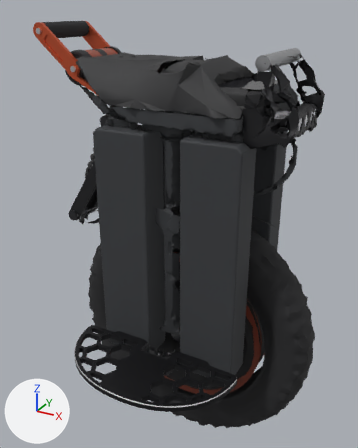
Renders of the glTF model app/public/models/begode-extreme/begode-extreme-lod2.glb from each side of a commit.
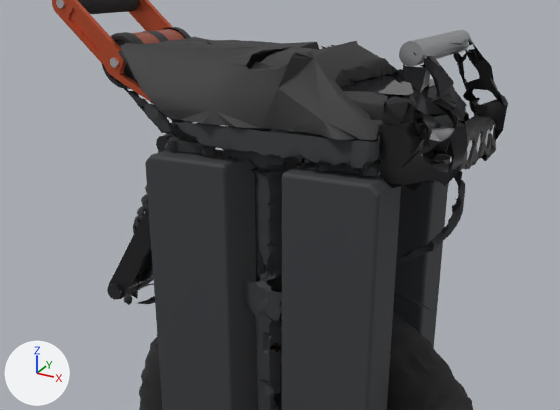
Old and new are each drawn whole from a 50 mm lens placed at (0.359, -0.701, 0.541), pointed at (-0.033, 0.011, 0.184) and again close up on the part from 0% to 100% of the width and 6% to 65% of the height. Arrows for +X, +Y and +Z are at lower left; the lights stay in place. The older version's two pictures come first. Where no turn or scale is listed for an object, it has been applied to the vertices. Vertices at exactly the same position are counted once.

Before the edit, the objects in view are built like this:
```python
ob_mesh_12 = bpy.data.objects.new('Mesh_12', me_mesh_12)
ob_mesh_12.location = (-0.265, 0.135, -0.229)
ob_mesh_16 = bpy.data.objects.new('Mesh_16', me_mesh_16)
ob_mesh_16.location = (-0.265, 0.135, -0.229)
ob_mesh_19 = bpy.data.objects.new('Mesh_19', me_mesh_19)
ob_mesh_19.location = (-0.265, 0.135, -0.229)
ob_mesh_20 = bpy.data.objects.new('Mesh_20', me_mesh_20)
ob_mesh_20.location = (-0.265, 0.135, -0.229)
ob_mesh_3 = bpy.data.objects.new('Mesh_3', me_mesh_3)
ob_mesh_3.location = (-0.265, 0.135, -0.229)
ob_mesh_4 = bpy.data.objects.new('Mesh_4', me_mesh_4)
ob_mesh_4.location = (-0.265, 0.135, -0.229)
ob_shock = bpy.data.objects.new('shock', None)
ob_shock.parent = ob_body
ob_shock.location = (-0.14, -0.0015, 0.367)
ob_shock.rotation_euler = (0.0, 0.442, 0.0)  # degrees (0, 25, 0)
# also in view: 'Mesh_9' at (-0.187, -0.044, 0.449); 'Mesh_11' at (-0.182, 0.0, 0.459); 'Mesh_15' at (0.083, -0.001, 0.439); 'Mesh_13' at (0.167, 0.0, 0.388); 'Mesh_17' at (-0.178, -0.002, 0.276)
```
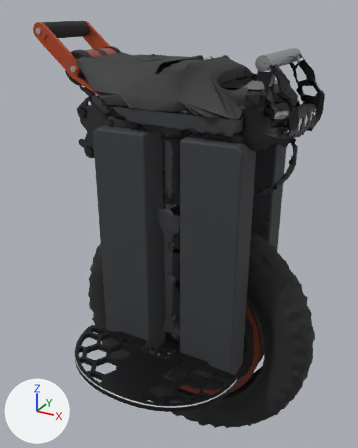
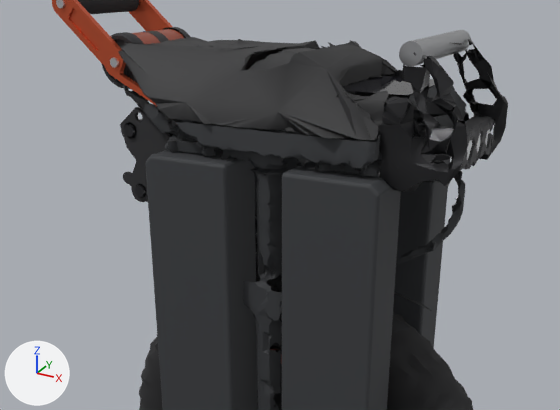
ob_shock is not drawn itself; it is the parent of ob_mesh_17.

Where the change shows, as pixel boxes (x1, y1, x2, y2) in the close-ups (560 x 410 px; the box of a moved part takes in the faces that stretch with it):
'Mesh_4', reshaped
    before: (118, 36, 434, 140)
    after: (118, 37, 434, 140)
'Mesh_12', reshaped
    before: (378, 30, 508, 191)
    after: (378, 30, 508, 192)
'Mesh_19', reshaped, moved (not visible before)
    after: (120, 107, 226, 202)
'Mesh_16', reshaped (not visible afterwards)
    before: (107, 133, 173, 305)
'Mesh_17', moved, turned (mostly hidden afterwards)
    before: (133, 133, 170, 291)
    after: (142, 118, 257, 253)
'Mesh_20', moved (not visible before)
    after: (123, 172, 259, 276)
part 1 of me_mesh_4, moved or reshaped
    before: (119, 36, 402, 140)
    after: (119, 37, 402, 140)
part 2 of me_mesh_12, moved or reshaped
    before: (465, 78, 508, 161)
    after: (465, 87, 508, 160)
part 3 of me_mesh_12, moved or reshaped
    before: (399, 149, 439, 172)
    after: (397, 138, 439, 181)
part 4 of me_mesh_16, deleted (mostly hidden)
    before: (124, 283, 155, 305)
part 5 of me_mesh_16, deleted
    before: (109, 207, 151, 299)
part 6 of me_mesh_16, deleted
    before: (107, 269, 153, 300)
part 7 of me_mesh_16, deleted
    before: (156, 133, 173, 152)

Diff of the bpy script that builds the scene:
```diff
--- a/app/public/models/begode-extreme/begode-extreme-lod2.glb.py
+++ b/app/public/models/begode-extreme/begode-extreme-lod2.glb.py
@@ me_mesh_4 @@
-me_mesh_4.from_pydata(...)  # 2610 vertices, 3664 faces; spans x 0.079..0.377, y -0.236..-0.031, z 0.629..0.699
+me_mesh_4.from_pydata(...)  # 2582 vertices, 3687 faces; spans x 0.08..0.377, y -0.236..-0.032, z 0.628..0.702
+# me_mesh_4 part 1: 240 vertices moved from x 0.081..0.377, y -0.227..-0.051, z 0.629..0.699 to x 0.082..0.377, y -0.227..-0.052, z 0.632..0.702; 1594 vertices removed from x 0.083..0.377, y -0.236..-0.031, z 0.632..0.699; 1542 vertices added at x 0.082..0.377, y -0.236..-0.032, z 0.628..0.701
+# other edits to the shape of me_mesh_4 do not show in these pictures
 me_mesh_4.materials.append(mat_seat)
@@ me_mesh_12 @@
-me_mesh_12.from_pydata(...)  # 737 vertices, 1147 faces; spans x 0.375..0.45, y -0.214..-0.057, z 0.587..0.713
+me_mesh_12.from_pydata(...)  # 732 vertices, 1145 faces; spans x 0.375..0.45, y -0.214..-0.057, z 0.587..0.713
+# me_mesh_12 part 2: 30 vertices removed from x 0.391..0.45, y -0.076..-0.062, z 0.59..0.66; 24 vertices added at x 0.391..0.449, y -0.077..-0.062, z 0.591..0.651
+# me_mesh_12 part 3: 2 vertices removed from x 0.416..0.422, y -0.211..-0.203, z 0.619..0.62; 2 vertices added at x 0.407..0.413, y -0.211..-0.206, z 0.615..0.622
+# other edits to the shape of me_mesh_12 do not show in these pictures
 me_mesh_12.materials.append(mat_handle)
@@ me_mesh_16 @@
-me_mesh_16.from_pydata(...)  # 805 vertices, 1191 faces; spans x 0.026..0.141, y -0.184..-0.09, z 0.386..0.606
-me_mesh_16.materials.append(mat_shock)
-me_mesh_16.materials.append(mat_shock_hardware)  # dark grey #38383c
-me_mesh_16.materials.append(mat_shock_plates)  # dark grey #303033
+me_mesh_16.from_pydata(...)  # 60 vertices, 104 faces; spans x 0.159..0.24, y -0.181..-0.089, z 0.618..0.64
+# me_mesh_16 part 4: the loose piece of 527 vertices spanning x 0.03..0.14, y -0.176..-0.091, z 0.386..0.437 is deleted
+# me_mesh_16 part 5: the loose piece of 100 vertices spanning x 0.026..0.141, y -0.179..-0.174, z 0.401..0.567 is deleted
+# me_mesh_16 part 6: the loose piece of 26 vertices spanning x 0.028..0.048, y -0.184..-0.09, z 0.402..0.422 is deleted
+# me_mesh_16 part 7: the loose piece of 26 vertices spanning x 0.115..0.135, y -0.184..-0.09, z 0.586..0.606 is deleted
+# other edits to the shape of me_mesh_16 do not show in these pictures
+me_mesh_16.materials.append(mat_linkage_hardware)  # dark grey #38383c
@@ me_mesh_19 @@
-me_mesh_19.from_pydata(...)  # 280 vertices, 458 faces; spans x 0.242..0.2872, y -0.2701..-0.2383, z 0.1967..0.2392
-me_mesh_19.materials.append(mat_pedal_mount_right)
+me_mesh_19.from_pydata(...)  # 600 vertices, 1184 faces; spans x 0.1655..0.2785, y -0.1834..-0.0875, z 0.1287..0.2427
+# me_mesh_19 part 8: 600 vertices added at x 0.1655..0.2785, y -0.1834..-0.0875, z 0.1287..0.2427
+# other edits to the shape of me_mesh_19 do not show in these pictures
+me_mesh_19.materials.append(mat_rocker)  # dark grey #303033
+me_mesh_19.materials.append(mat_linkage_hardware_002)  # dark grey #38383c
@@ ob_shock @@
 ob_shock.parent = ob_body
-ob_shock.location = (-0.14, -0.0015, 0.367)
-ob_shock.rotation_euler = (0.0, 0.442, 0.0)  # degrees (0, 25, 0)
+ob_shock.location = (-0.185, -0.0015, 0.378)
+ob_shock.rotation_euler = (0.0, -0.857, 0.0)  # degrees (0, -49, 0)
@@ ob_mesh_19 @@
 ob_mesh_19 = bpy.data.objects.new('Mesh_19', me_mesh_19)
-ob_mesh_19.location = (-0.265, 0.135, -0.229)
+ob_mesh_19.location = (-0.365, 0.135, 0.166)
@@ ob_mesh_20 @@
 ob_mesh_20 = bpy.data.objects.new('Mesh_20', me_mesh_20)
-ob_mesh_20.location = (-0.265, 0.135, -0.229)
+ob_mesh_20.location = (-0.442, 0.135, 0.084)
```
